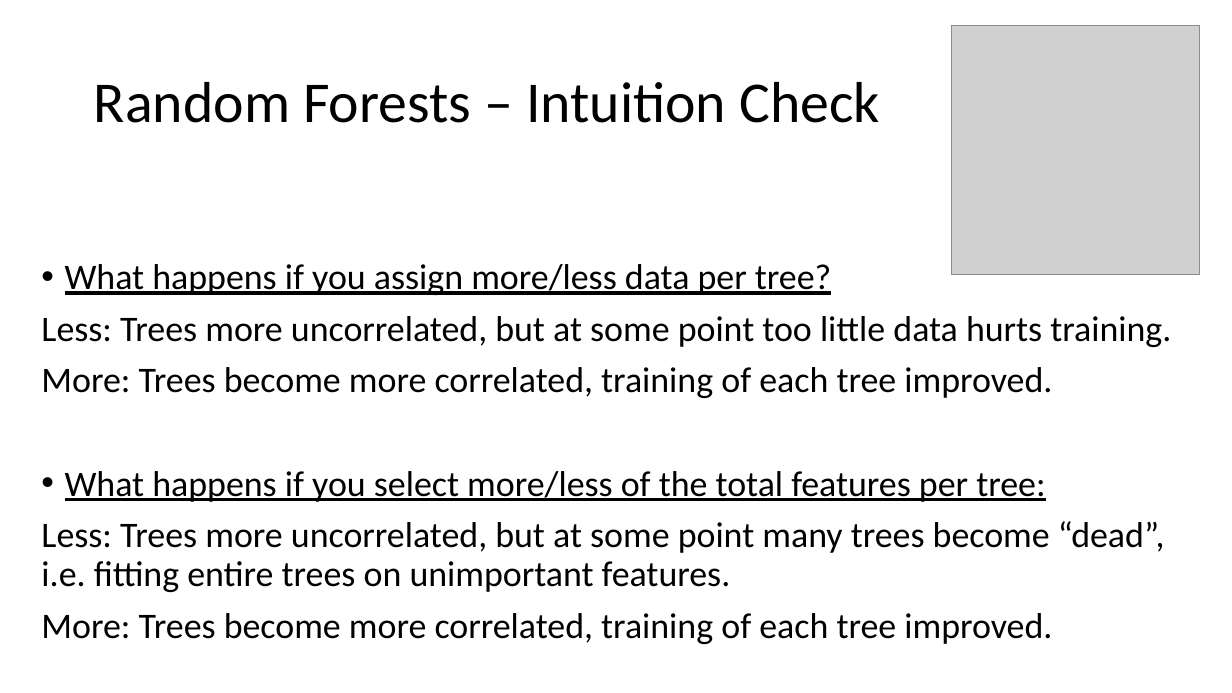
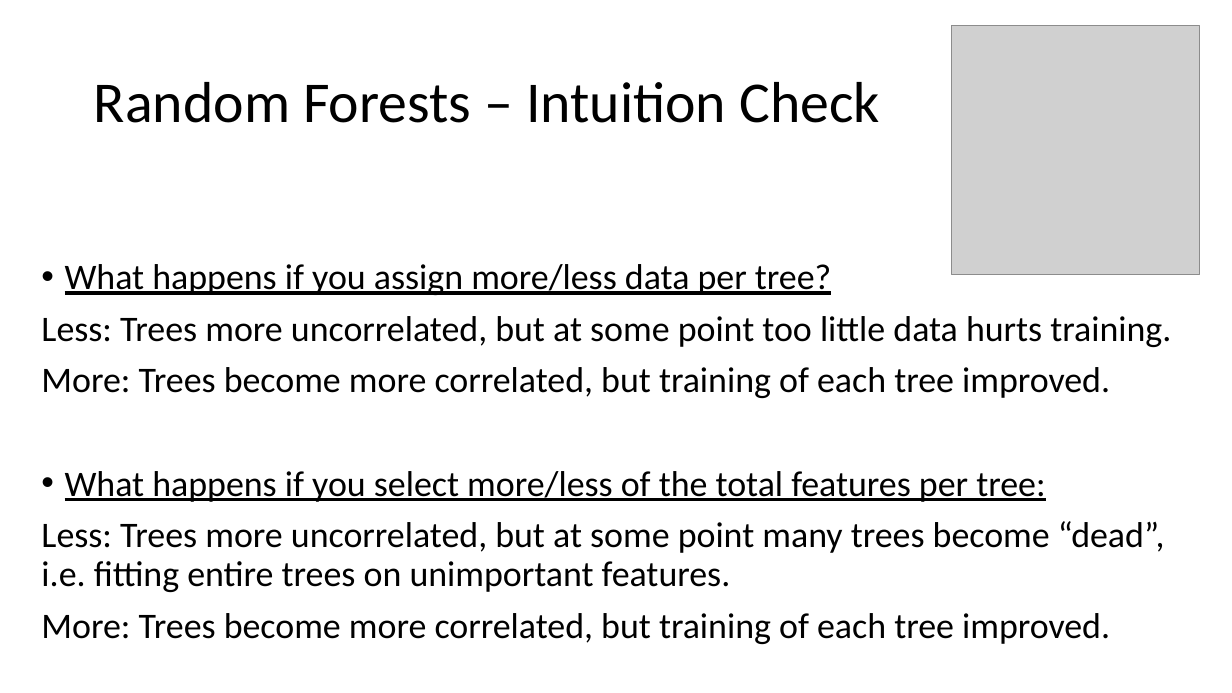
Before and after one commit to silburt/RF_DeepDive, a slide deck: slide 21 of presentation.pptx. Drawn at 1232x693 pixels with LibreOffice and Linux fonts; fonts in the diff are those of the drawing; grey boxes stand for pictures. Boxes give left, top, right and bottom in pixels: in the first picture for what was removed or moved away, otherwise in the second. Text is boxed around its words. In the diff, an @@ line names an element or a change of style, - is before the commit and + after.

```diff
--- a/presentation.pptx
+++ b/presentation.pptx
@@ text at <box>41,367,1110,398</box>: text changed @@
-More: Trees become more correlated, training of each tree improved.
+More: Trees become more correlated, but training of each tree improved.
@@ text at <box>41,613,1110,644</box>: text changed @@
-More: Trees become more correlated, training of each tree improved.
+More: Trees become more correlated, but training of each tree improved.
```
Also in this commit, not shown: 1 other slide changed, 2 slides added, 2 other files.
